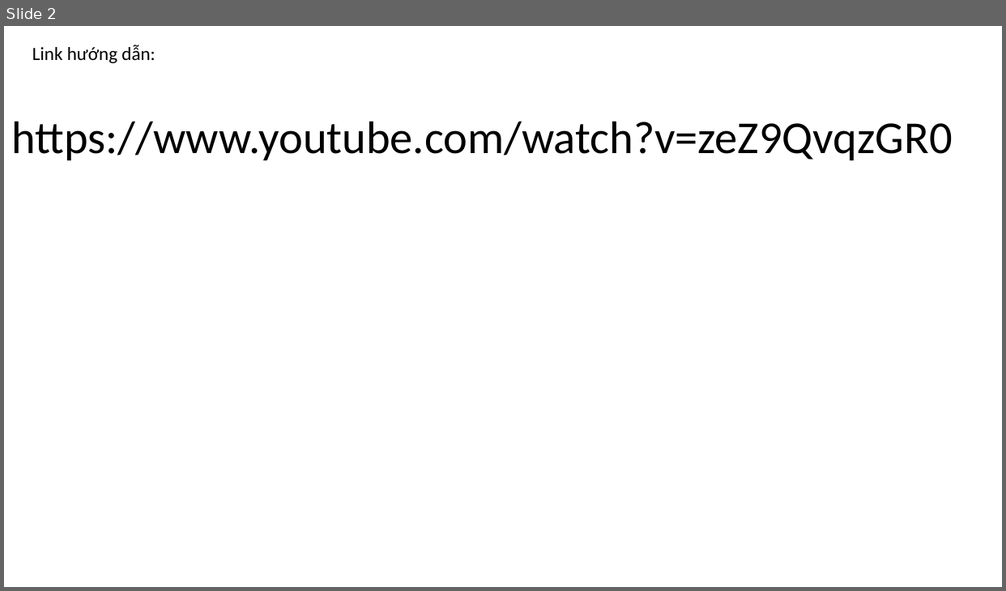
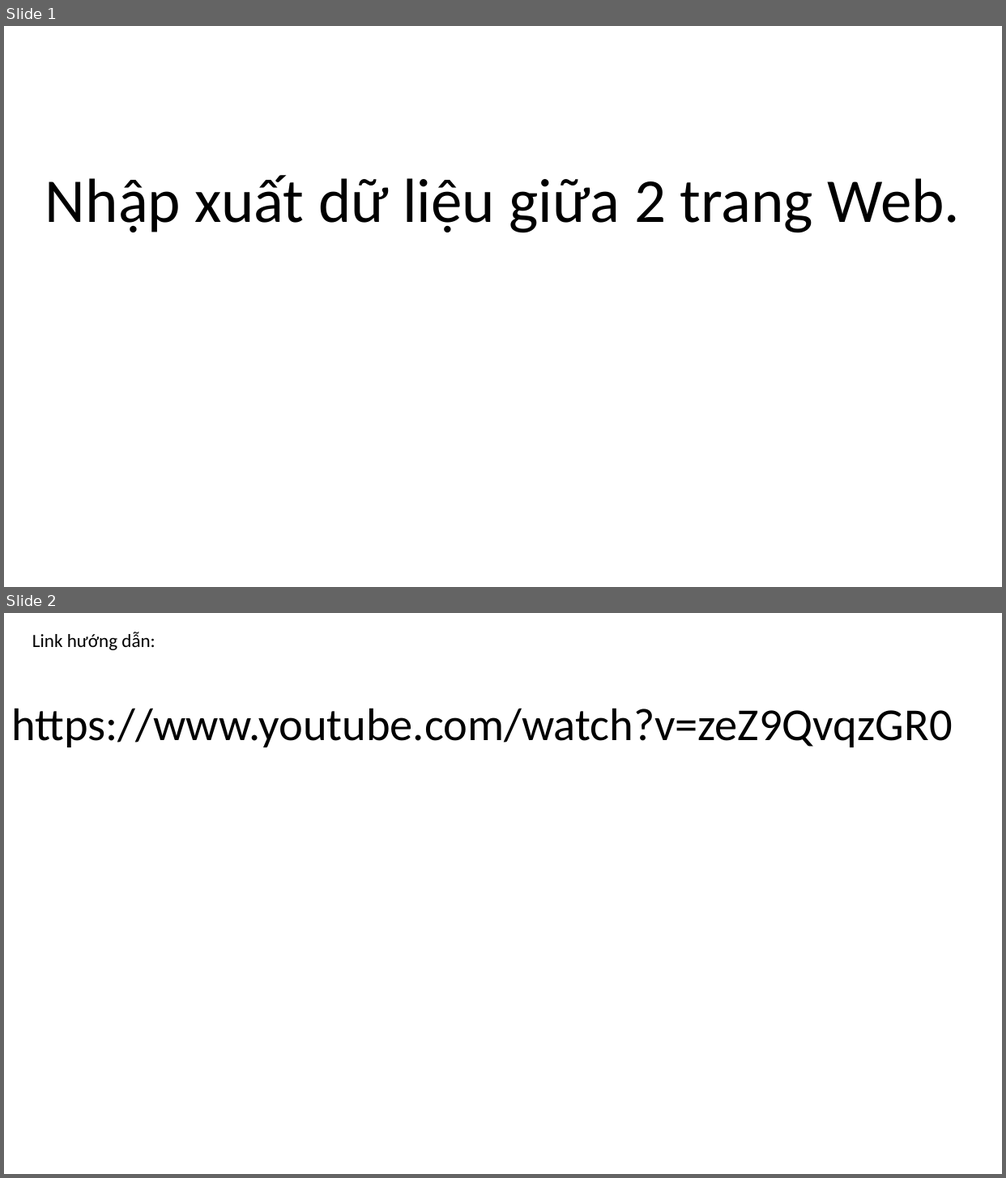
Before and after one commit to DangVanDoan05/WordPress, a slide deck: Chuyển dữ liệu giữa 2 trang Web.pptx. Shown one above the other, each under a label of ours: slide 2 before the commit, slides 1 and 2 after it. The pictures are 1006x591 and 1006x1178 pixels, drawn with LibreOffice and Linux fonts; fonts in the diff are those of the drawing. Boxes give left, top, right and bottom in pixels: in the first picture for what was removed or moved away, otherwise in the second. Text is boxed around its words. In the diff, an @@ line names an element or a change of style, - is before the commit and + after.

```diff
--- a/Chuyển dữ liệu giữa 2 trang Web.pptx
+++ b/Chuyển dữ liệu giữa 2 trang Web.pptx
@@ slide 1 added at (4, 26, 1002, 587), background #FFFFFF @@
@@ title added at (45, 175, 960, 233), 60 pt, text #000000 @@
+Nhập xuất dữ liệu giữa 2 trang Web.
```
Also in this commit, not shown: 1 slide changed, 4 other slides added, 3 slides removed, 4 other files.
